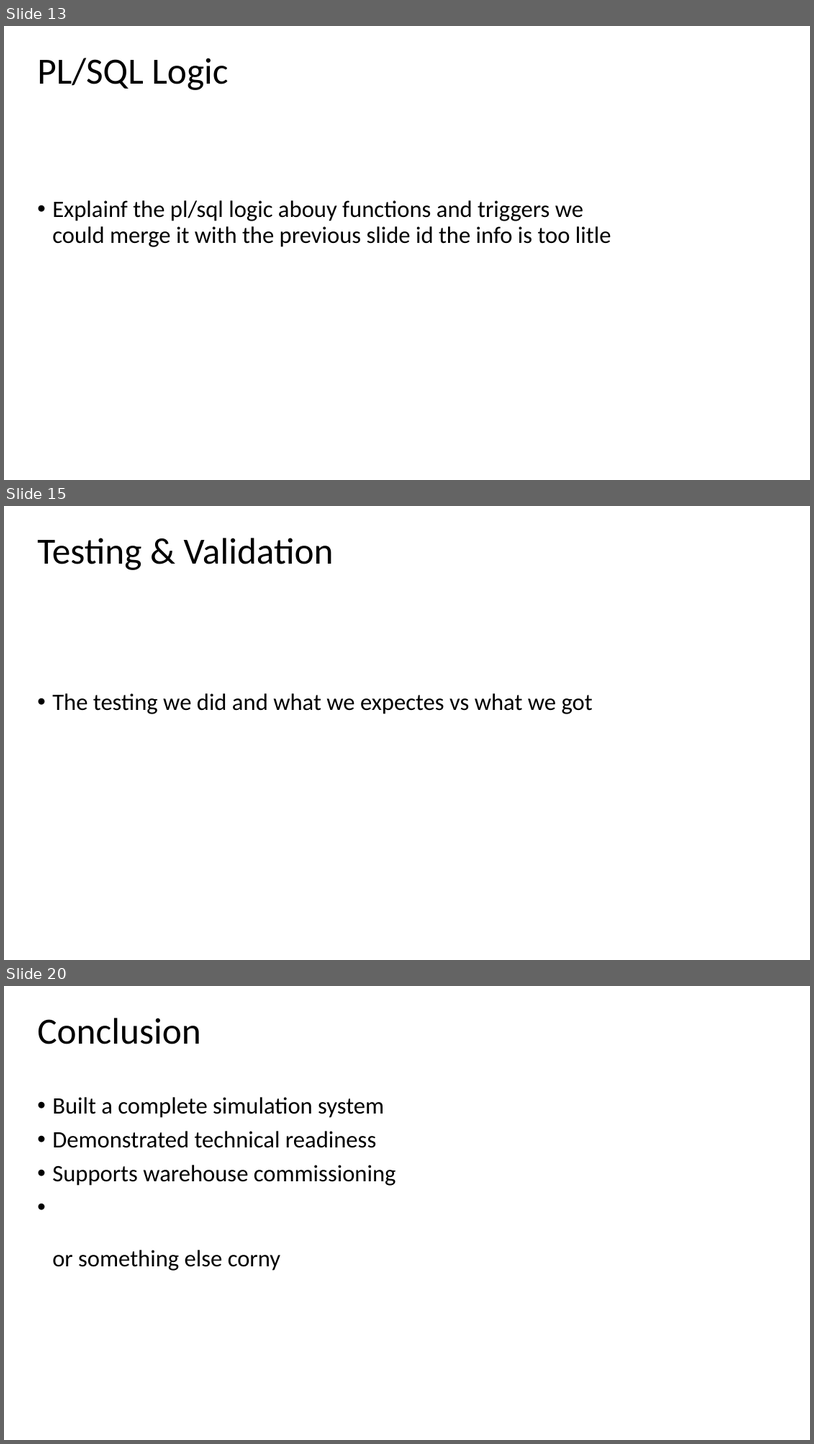
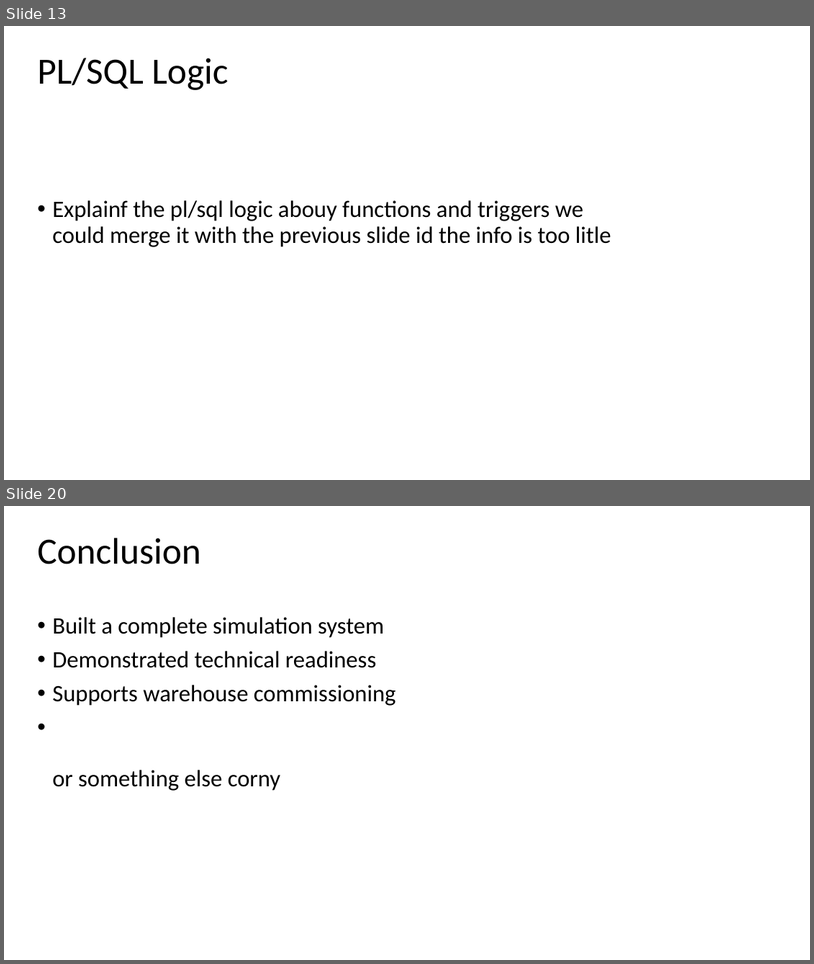
Before and after one commit to wallmenis/exercise, a slide deck: presentation/Presentation.pptx. Shown one above the other, each under a label of ours: slides 13, 15 and 20 before the commit, slides 13 and 20 after it; the slides between them are not shown. The pictures are 814x1444 and 814x964 pixels, drawn with LibreOffice and Linux fonts; fonts in the diff are those of the drawing; background and template pictures are left out. Boxes give left, top, right and bottom in pixels: in the first picture for what was removed or moved away, otherwise in the second. Text is boxed around its words. In the diff, an @@ line names an element or a change of style, - is before the commit and + after.

```diff
--- a/presentation/Presentation.pptx
+++ b/presentation/Presentation.pptx
@@ slide 15 removed at [4, 506, 810, 960], background picture (left out) @@
@@ title removed at [37, 538, 334, 570] @@
-Testing & Validation
@@ subtitle removed at [52, 693, 593, 714] @@
-• The testing we did and what we expectes vs what we got
```
Also in this commit, not shown: 5 slides changed, 5 slides added, 4 other slides removed, 4 other files.
